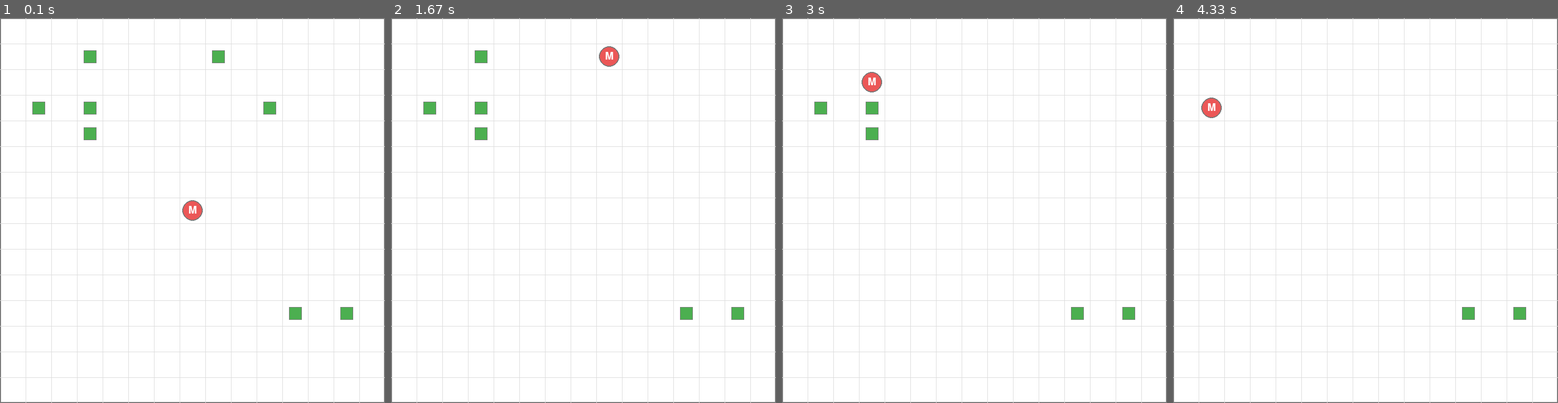
Above: before the commit, frames 1-4 (left to right).
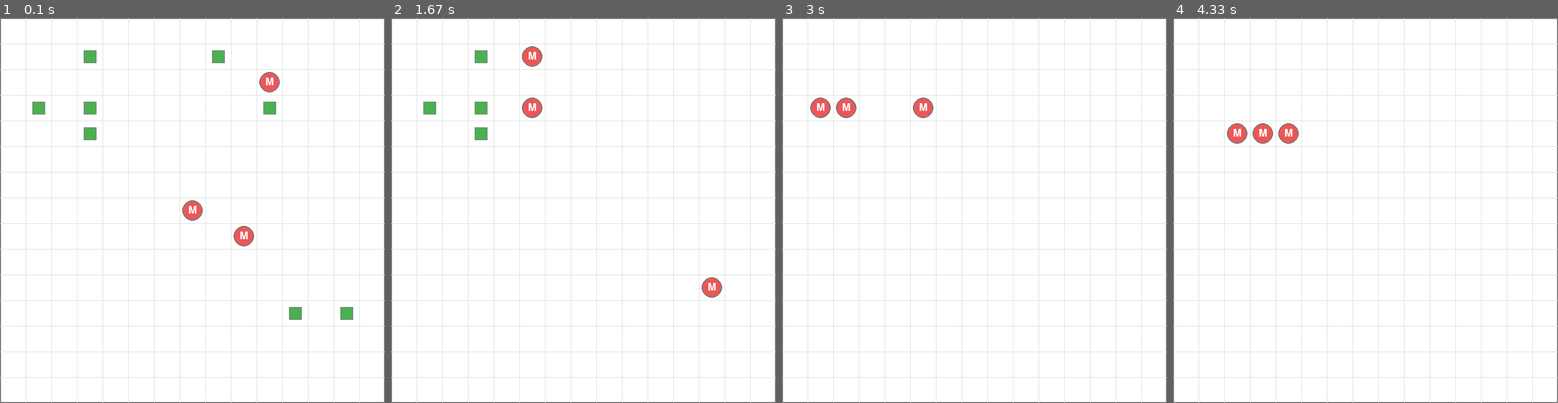
Above: after the commit, the same moments.

Repository: boannas/Senior_thesis
Game: pygame game, started from run_gridworld.py
Two runs of this game, one before a commit and one after it. Both use one fixed random seed, a clock stepped at 60 frames per second and the inputs below.
Inputs:
- Up to frame 1 (0.1 s): no input
- Up to frame 2 (1.67 s): no input
- Up to frame 3 (3 s): no input
- Up to frame 4 (4.33 s): no input

The runs differ from the first frame. In frame 1, 0.4% of the frame differs, in the area x 60-73%, y 14-60%; in frame 2, 1.0%; in frame 3, 1.3%, in the area x 7-92%, y 14-79%; in frame 4, 1.0%.

Commit message:
Mother agent collide done
Need to add the perception for another agents

Diff:
--- a/base.yaml
+++ b/base.yaml
@@ -12,8 +12,12 @@
   cell_px: 50
 
 # Agent positions
-mother:
-  start: [7, 7]   # initial position [x, y]
+mothers:
+  starts: # initial position [x, y]
+  - [7, 7]
+  - [9, 8]
+  - [10, 2]
+
 
 
 # Entity positions
--- a/core/agents.py
+++ b/core/agents.py
@@ -16,22 +16,16 @@
         self.energy = energy  # Energy level
 
 
-
     def move(self, dx, dy):
         if self.is_alive():
             self.x = max(0, min(self.grid_w - 1, self.x + dx))
             self.y = max(0, min(self.grid_h - 1, self.y + dy))
-            print(f"{self.agent_type.capitalize()} moved to ({self.x}, {self.y}). Energy: {self.energy}")
         else:
-            print(f"{self.agent_type.capitalize()} is not alive and cannot move.")
+            pass
 
     def get_position(self):
         """Return current position as (x, y) tuple"""
         return (self.x, self.y)
-
-    def distance_to(self, other_x, other_y):
-        """Calculate Euclidean distance to another position"""
-        return ((self.x - other_x) ** 2 + (self.y - other_y) ** 2) ** 0.5
 
     def Manhattan_distance_to(self, other_x, other_y):
         """Calculate Manhattan distance to another position"""
@@ -48,9 +42,12 @@
     def scan_perception(self, entities, perception_range):
         """Scan for entities within perception range"""
         perceived = []
+        print(perceived)
         for entity in entities:
             dist = self.Manhattan_distance_to(entity.x, entity.y)
             deg = self.heading_towards(entity.x, entity.y)
+
+
             if dist <= perception_range and not entity.collected:
                 perceived.append((entity, dist, deg))
                 print(f"{self.agent_type.capitalize()} perceived {entity.name} at ({entity.x}, {entity.y}) ")
--- a/core/entities.py
+++ b/core/entities.py
@@ -16,8 +16,6 @@
     """Food entity that can be collected by agents"""
     def __init__(self, x, y):
         super().__init__("Food", x, y)
-        # self.x = x
-        # self.y = y
         self.collected = False
 
     def get_position(self):
--- a/core/world.py
+++ b/core/world.py
@@ -1,22 +1,21 @@
 import random
+from core import agents
 from core.agents import MotherAgent
 from core.entities import Food
 
 class World:
-    def __init__(self, grid_w, grid_h, mother_start=None, child_start=None,
+    def __init__(self, grid_w, grid_h, mother_starts=None, child_start=None,
                  food_positions=None, threat_positions=None, nest_position=None, seed=42):
+
+        # Initialize mother agents
+        self.mothers = []
+        for (mx, my) in mother_starts:
+            self.mothers.append(MotherAgent(mx, my, grid_w, grid_h, hp=100, energy=100))
+
         random.seed(seed)
         self.t = 0
         self.grid_w = grid_w
         self.grid_h = grid_h
-
-        # Initialize mother agent
-        if mother_start is None:
-            mx, my = grid_w // 2, grid_h // 2
-        else:
-            mx, my = mother_start
-
-        self.mother = MotherAgent(mx, my, grid_w, grid_h, hp=100, energy=100)
 
         # Initialize food
         self.foods = []
@@ -24,37 +23,78 @@
             for fx, fy in food_positions:
                 self.foods.append(Food(fx, fy))
 
+    def mother_decision(self):
+        perception_range = 100
+        proposals = {}
 
-    def mother_decision(self):
-        # Recieve perceived of `Mother agent`
-        perception_range = 100
-        perceived = self.mother.scan_perception(self.foods, perception_range=perception_range)
+        for mother in self.mothers:
+            perceived = mother.scan_perception(self.foods, perception_range=perception_range)
 
-        # Decision-making for Mother agent
-        if perceived:
-            # choose nearest food (min Manhattan distance)
-            target_food, dist, deg = min(perceived, key=lambda t: t[1])
+            if not perceived:
+                dx, dy = mother.step_towards(4,4)
+                nx = max(0, min(self.grid_w - 1, mother.x + dx))
+                ny = max(0, min(self.grid_h - 1, mother.y + dy))
+                proposals[mother] = (nx, ny)
 
-            # Move towards target food
-            dx, dy = self.mother.step_towards(target_food.x, target_food.y)
-            self.mother.move(dx, dy)
+                continue
 
-            if dist == 0 and not target_food.collected:
+            perceived.sort(key=lambda t: t[1])
+
+            target_food = perceived[0][0]   # nearest food
+            dx, dy = mother.step_towards(target_food.x, target_food.y)
+            nx = max(0, min(self.grid_w - 1, mother.x + dx))
+            ny = max(0, min(self.grid_h - 1, mother.y + dy))
+            proposals[mother] = (nx, ny)
+
+            # Check if food is collected (distance == 0)
+            if perceived[0][1] == 0 and not target_food.collected:
                 target_food.collect()
-                print(f"Food at ({target_food.x}, {target_food.y}) collected!")
-
-        else:
-            print("Mother perceives no food within range.")
 
 
-    def step(self, mother_action: int, child_action: int = None, dt: float = 0.1):
+        self.resolve_and_apply_moves(self.mothers, proposals)
+
+    def resolve_and_apply_moves(self, agents, proposals):
+        """""Resolve movement proposals to avoid collisions and apply valid moves."""
+        current = {a: (a.x, a.y) for a in agents}
+
+        dest_map = {}
+        for a, dest in proposals.items():
+            dest_map.setdefault(dest, []).append(a)
+
+        blocked = set()
+        for dest, claimers in dest_map.items():
+            if len(claimers) > 1:
+                winner = random.choice(claimers)    # Can change to deterministic priority later
+                for a in claimers:
+                    if a is not winner:
+                        blocked.add(a)
+                # blocked.update(claimers)
+
+        # block swaps
+        for a, dest_a in proposals.items():
+            if a in blocked:
+                continue
+            for b, dest_b in proposals.items():
+                if b is a or b in blocked:
+                    continue
+                if dest_a == current[b] and dest_b == current[a]:
+                    blocked.add(a)
+                    blocked.add(b)
+
+        occupied = set(current.values())
+        for a, (nx, ny) in proposals.items():
+            if a in blocked:
+                continue
+            if (nx, ny) in occupied and (nx, ny) != current[a]:
+                continue
+            occupied.discard(current[a])
+            a.x, a.y = nx, ny
+            occupied.add((nx, ny))
+
+
+    def step(self, dt: float = 0.1):
         """
         Advance world by one simulation timestep dt.
         """
         self.mother_decision()
-        self._check_interactions()
         self.t += dt
-
-    def _check_interactions(self):
-        """Check and handle interactions between entities"""
-        mx, my = self.mother.x, self.mother.y
--- a/func/function_code.py
+++ b/func/function_code.py
@@ -48,7 +48,7 @@
     for y in range(1, grid_h):
         pygame.draw.line(surface, grid_color, (0, y * cell_px), (grid_w * cell_px, y * cell_px))
 
-def draw_mother(surface, mother, cell_px, mother_color, outline_color, perception_r=150):
+def draw_mother(surface, mother, cell_px, mother_color, outline_color):
     """Draw mother agent"""
     cx = mother.x * cell_px + cell_px // 2
     cy = mother.y * cell_px + cell_px // 2
--- a/ui/pygame_viewer.py
+++ b/ui/pygame_viewer.py
@@ -1,7 +1,4 @@
-"""
-Grid World with Agent - Pygame Viewer
-Main entry point for running the grid world simulation with Mother, Child, Food, Threat, and Nest entities.
-"""
+
 import pygame
 import sys
 from pathlib import Path
@@ -18,13 +15,7 @@
 
 
 def main(threat_positions=None):
-    """
-    Main function to run the gridworld simulation.
 
-    Args:
-        threat_positions: Optional list of threat positions [(x, y), ...].
-                         If None, threats will be loaded from config file.
-    """
     # Load configuration
     config_path = Path(__file__).parent.parent / "base.yaml"
     cfg = load_config(str(config_path))
@@ -37,9 +28,8 @@
     seed = cfg["seed"]
     dt = cfg["simulation"]["dt"]
 
-
     # Agent positions
-    mother_start = cfg["mother"]["start"]
+    mother_starts = cfg["mothers"]["starts"]
 
     # Entity positions
     food_positions = cfg["food"].get("positions", [])
@@ -64,7 +54,7 @@
     # Create world with all entities
     world = World(
         grid_w, grid_h,
-        mother_start=mother_start,
+        mother_starts=mother_starts,
         food_positions=food_positions,
         threat_positions=threat_positions,
         seed=seed
@@ -78,9 +68,6 @@
         frame_time = clock.tick(fps) / 1000.0  # seconds
         accumulator += frame_time
 
-        mother_action = 0
-        child_action = None
-
         # Handle events
         for event in pygame.event.get():
             if event.type == pygame.QUIT:
@@ -91,7 +78,7 @@
 
         while accumulator >= dt:
             accumulator -= dt
-            world.step(mother_action, child_action, dt)
+            world.step(dt)
 
         # Render in order (background to foreground)
         draw_grid(screen, grid_w, grid_h, cell_px, bg_color, grid_color, outline_color)
@@ -100,8 +87,8 @@
             draw_food(screen, food, cell_px, food_color, outline_color)
 
         # Draw mother (on top)
-        perception_r = 100 # Pixels
-        draw_mother(screen, world.mother, cell_px, mother_color, outline_color, perception_r=perception_r)
+        for m in world.mothers:
+            draw_mother(screen, m, cell_px, mother_color, outline_color)
 
         # Update display
         pygame.display.flip()
